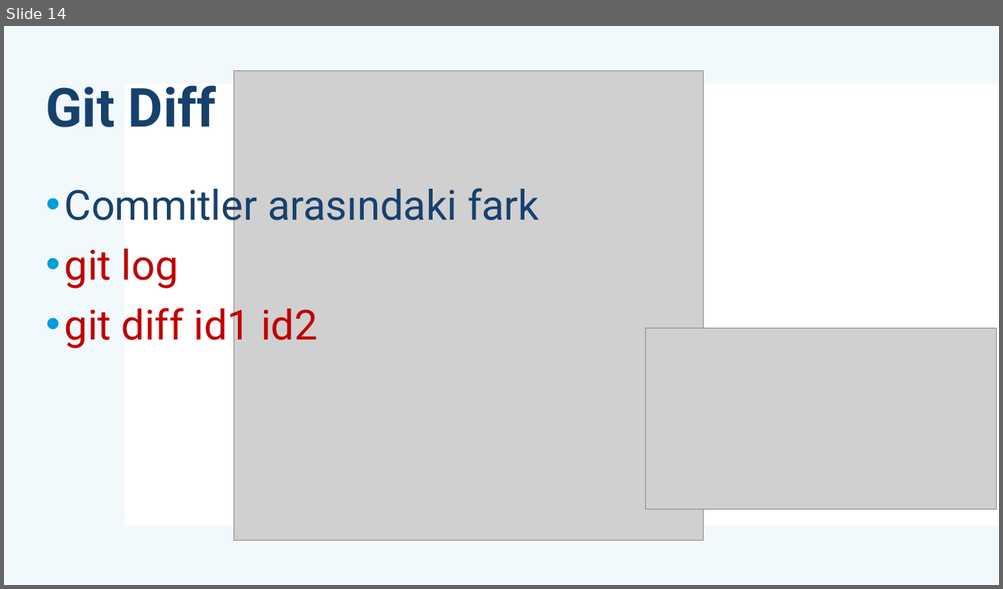
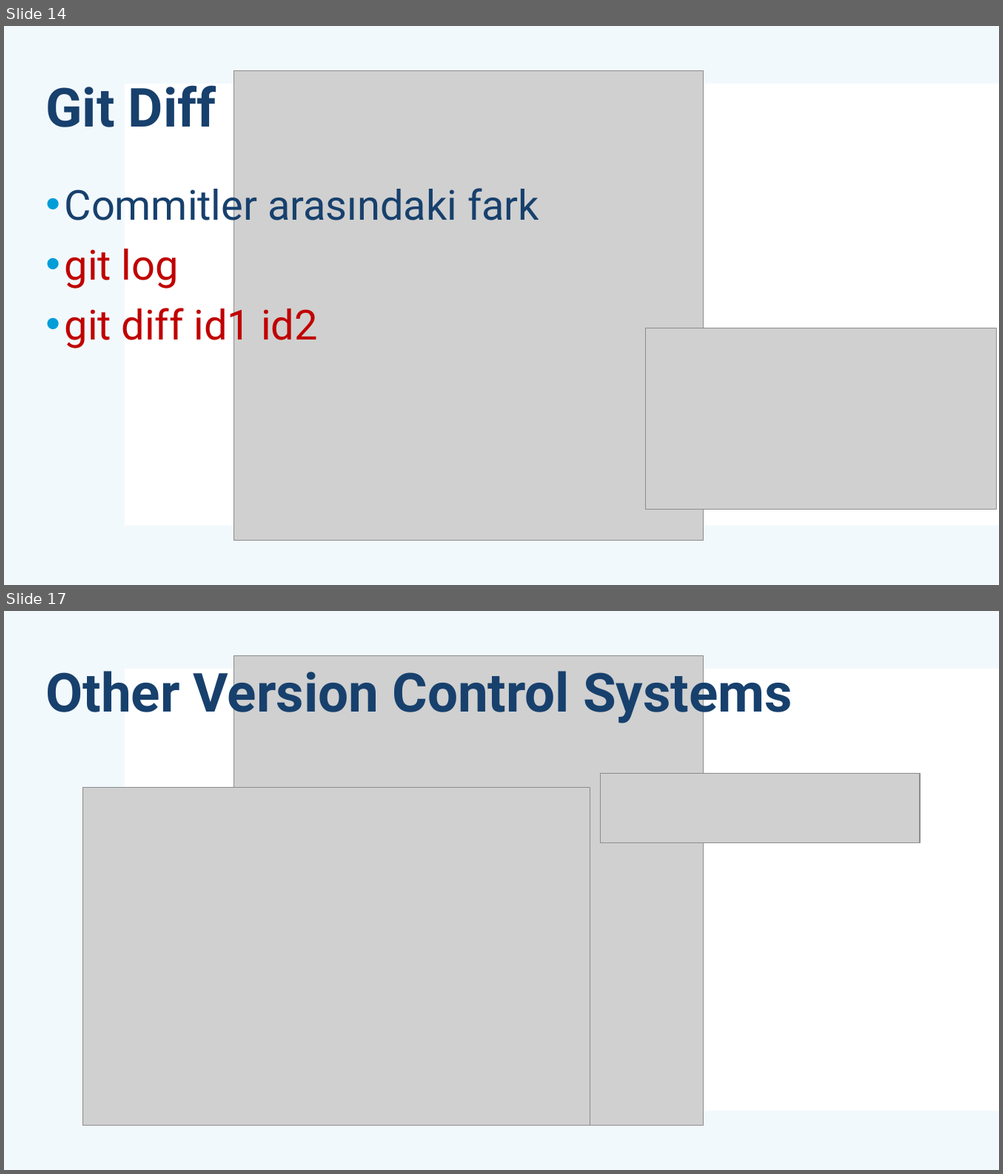
Before and after one commit to mehmetsungur/GitGithub, a slide deck: GitGithub.pptx. Shown one above the other, each under a label of ours: slide 14 before the commit, slides 14 and 17 after it; the slides between them are not shown. The pictures are 1003x589 and 1003x1174 pixels, drawn with LibreOffice and Linux fonts; fonts in the diff are those of the drawing; grey boxes stand for pictures. Boxes give left, top, right and bottom in pixels: in the first picture for what was removed or moved away, otherwise in the second. Text is boxed around its words. In the diff, an @@ line names an element or a change of style, - is before the commit and + after.

```diff
--- a/GitGithub.pptx
+++ b/GitGithub.pptx
@@ slide 17 added at (x1=4, y1=611, x2=999, y2=1170), background #FFFFFF; not listed: 2 template elements that a slide beside it also shows @@
@@ title added at (x1=45, y1=663, x2=792, y2=725), 52 pt, text #17406D, bold @@
+Other Version Control Systems
@@ picture added at (x1=234, y1=655, x2=703, y2=1125) @@
@@ picture added at (x1=83, y1=788, x2=589, y2=1126) @@
@@ picture added at (x1=600, y1=773, x2=919, y2=843) @@
```
Also in this commit, not shown: 1 slide changed, 1 other slide added, 1 other file.
